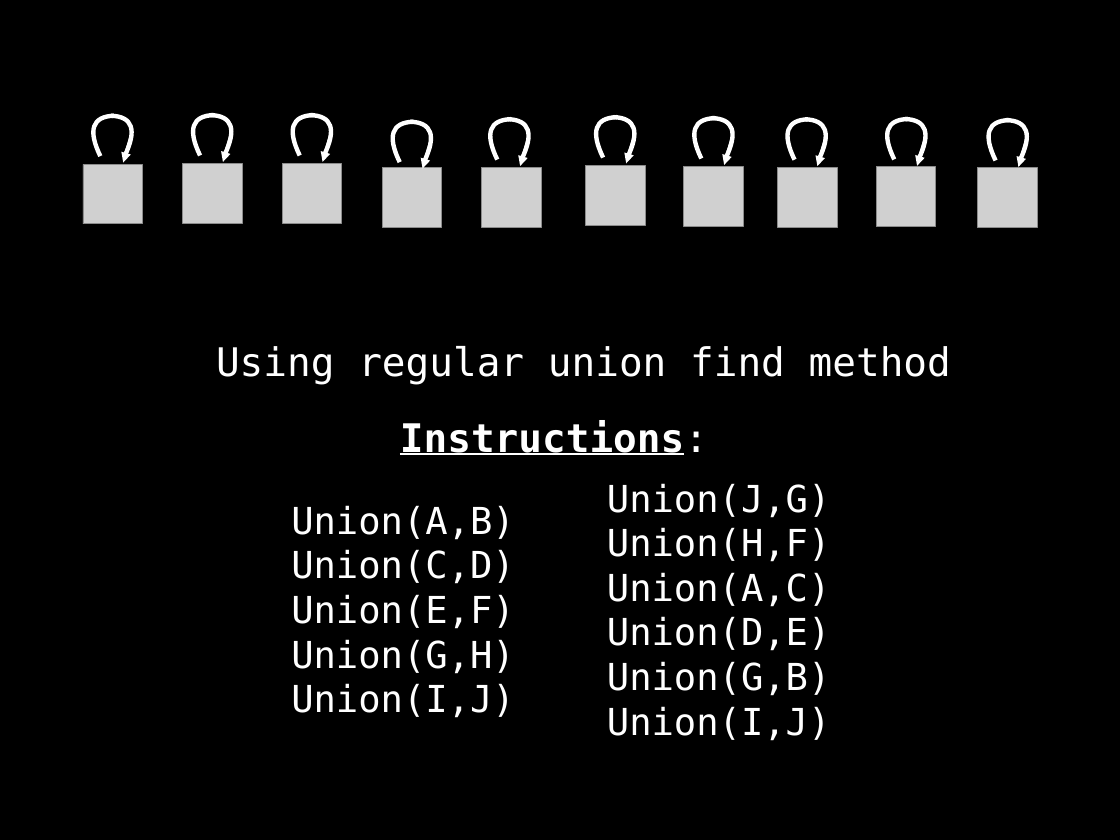
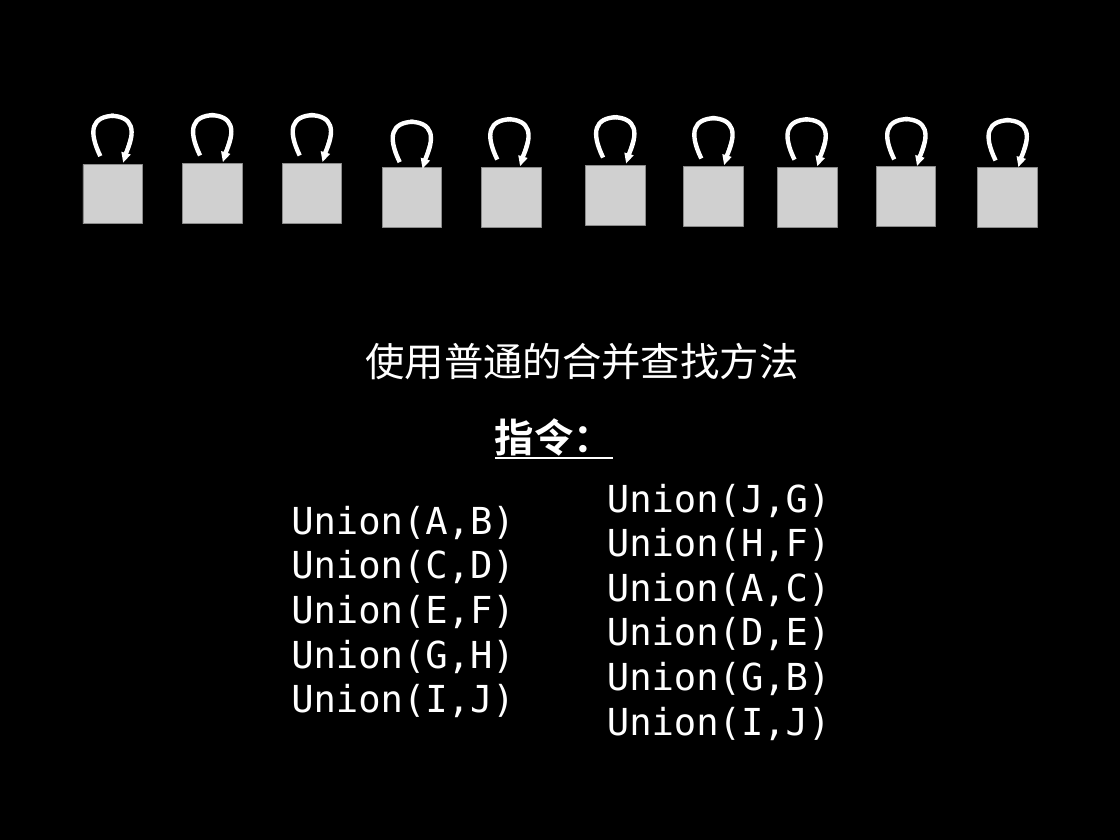
Before and after one commit to spring2go/Algorithms, a slide deck: slide 124 of slides/datastructures/unionfind/UnionFind.pptx. Drawn at 1120x840 pixels with LibreOffice and Linux fonts; fonts in the diff are those of the drawing; grey boxes stand for pictures. Boxes give left, top, right and bottom in pixels: in the first picture for what was removed or moved away, otherwise in the second. Text is boxed around its words. In the diff, an @@ line names an element or a change of style, - is before the commit and + after.

```diff
--- a/slides/datastructures/unionfind/UnionFind.pptx
+++ b/slides/datastructures/unionfind/UnionFind.pptx
@@ text at bbox=[365, 343, 798, 380]: text changed @@
-Using regular union find method
+使用普通的合并查找方法
@@ text at bbox=[495, 418, 613, 459]: text changed @@
-Instructions:
+指令：
```
Also in this commit, not shown: 49 other slides changed, 1 slide added, 1 slide removed.
